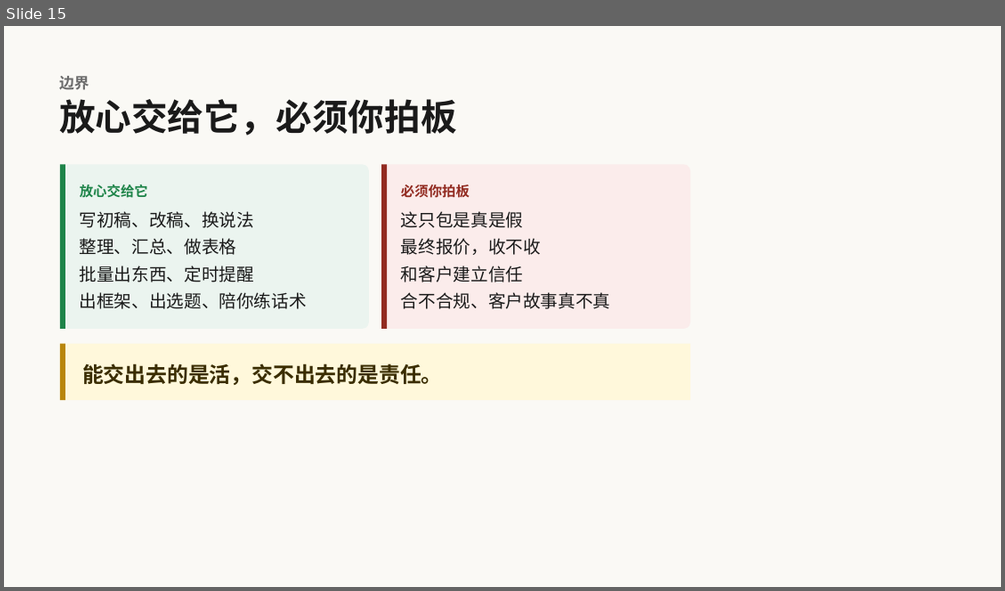
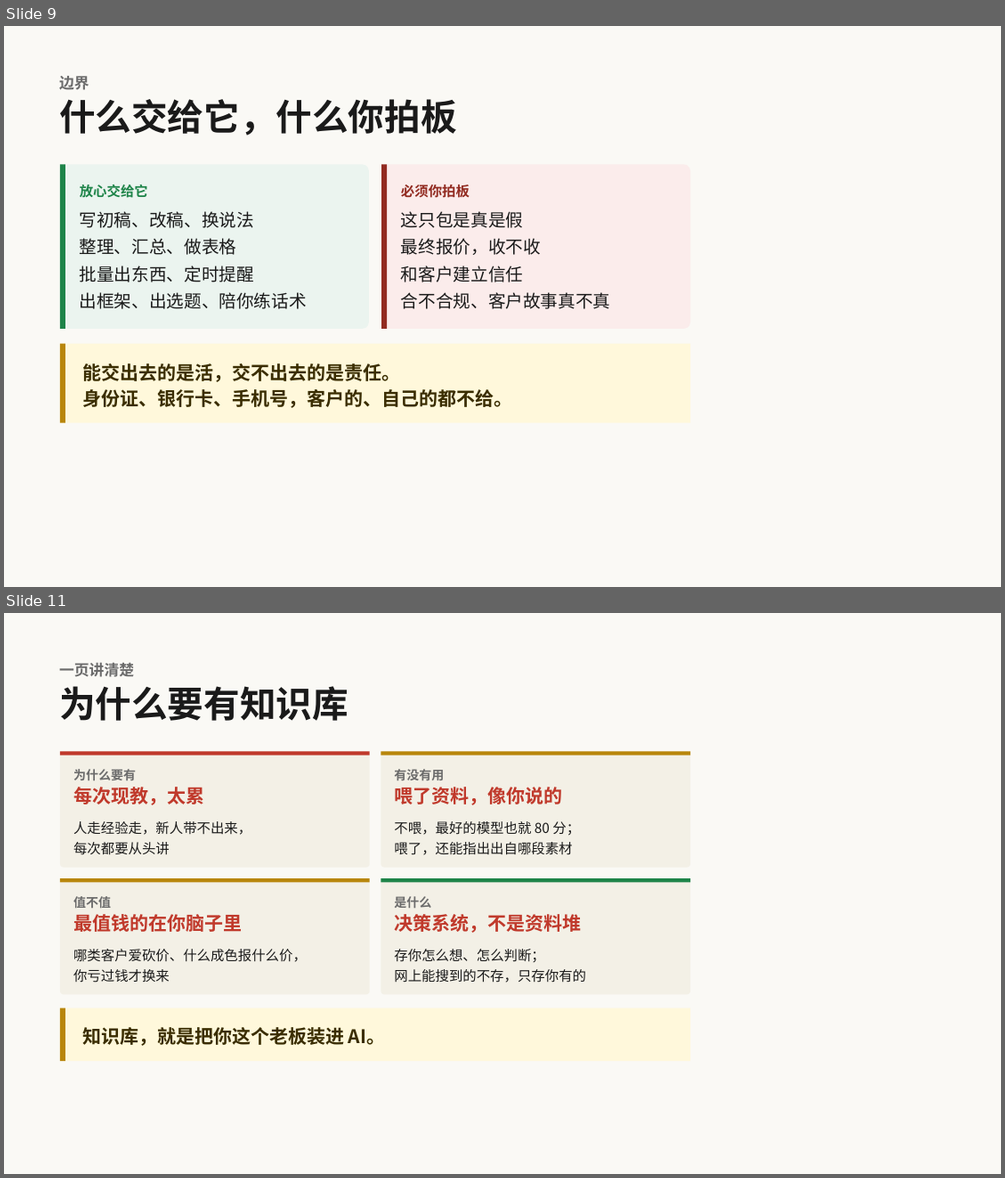
Before and after one commit to yayaaimengzhu-ops/plan, a slide deck: 11-04 先问对再让AI懂你-演示文稿·可编辑.pptx. Shown one above the other, each under a label of ours: slide 15 before the commit, slides 9 and 11 after it; the slides between them are not shown. The pictures are 1005x591 and 1005x1178 pixels, drawn with LibreOffice and Linux fonts; fonts in the diff are those of the drawing. Boxes give left, top, right and bottom in pixels: in the first picture for what was removed or moved away, otherwise in the second. Text is boxed around its words. In the diff, an @@ line names an element or a change of style, - is before the commit and + after.

```diff
--- a/11-04 先问对再让AI懂你-演示文稿·可编辑.pptx
+++ b/11-04 先问对再让AI懂你-演示文稿·可编辑.pptx
@@ slide 11 added at (4, 613, 1001, 1174), background #FAF9F5 @@
@@ text added at (59, 662, 134, 677), 14.4 pt, text #6B6B6B, bold @@
+一页讲清楚
@@ text added at (59, 686, 348, 721), 34.8 pt, text #1A1A1A, bold @@
+为什么要有知识库
@@ rounded rectangle added at (60, 751, 370, 868), fill #F3F0E6 @@
@@ rectangle added at (60, 751, 370, 755), fill #C0392B @@
@@ text added at (73, 769, 136, 780), 12 pt, text #6B6B6B, bold @@
+为什么要有
@@ rounded rectangle added at (380, 751, 690, 868), fill #F3F0E6 @@
@@ rectangle added at (380, 751, 690, 755), fill #B8860B @@
@@ text added at (394, 769, 444, 780), 12 pt, text #6B6B6B, bold @@
+有没有用
@@ text added at (73, 787, 204, 805), 18 pt, text #C0392B, bold @@
+每次现教，太累
@@ text added at (394, 787, 562, 805), 18 pt, text #C0392B, bold @@
+喂了资料，像你说的
@@ text added at (73, 821, 251, 855), 13.2 pt, text #1A1A1A @@
+人走经验走，新人带不出来，
+每次都要从头讲
@@ text added at (394, 821, 580, 855), 13.2 pt, text #1A1A1A @@
+不喂，最好的模型也就 80 分；
+喂了，还能指出出自哪段素材
@@ rounded rectangle added at (60, 878, 370, 995), fill #F3F0E6 @@
@@ rectangle added at (60, 878, 370, 882), fill #B8860B @@
@@ rounded rectangle added at (380, 878, 690, 995), fill #F3F0E6 @@
@@ rectangle added at (380, 878, 690, 882), fill #1E8449 @@
@@ text added at (73, 896, 111, 908), 12 pt, text #6B6B6B, bold @@
+值不值
@@ text added at (394, 896, 431, 908), 12 pt, text #6B6B6B, bold @@
+是什么
@@ text added at (73, 914, 242, 932), 18 pt, text #C0392B, bold @@
+最值钱的在你脑子里
@@ text added at (394, 914, 581, 933), 18 pt, text #C0392B, bold @@
+决策系统，不是资料堆
@@ text added at (73, 949, 307, 982), 13.2 pt, text #1A1A1A @@
+哪类客户爱砍价、什么成色报什么价，
+你亏过钱才换来
@@ text added at (394, 949, 586, 982), 13.2 pt, text #1A1A1A @@
+存你怎么想、怎么判断；
+网上能搜到的不存，只存你有的
@@ rectangle added at (60, 1008, 690, 1061), fill #FFF8DB @@
@@ rectangle added at (60, 1008, 65, 1061), fill #B8860B @@
@@ text added at (82, 1027, 385, 1046), 18 pt, text #3A2D00, bold @@
+知识库，就是把你这个老板装进 AI。
@@ what was slide 15 is now slide 9 @@
@@ slide 9 changed as well @@
@@ text at (59, 99, 457, 135): text changed @@
-放心交给它，必须你拍板
+什么交给它，什么你拍板
@@ rectangle: place and size @@
-rectangle at (60, 344, 690, 401)
+rectangle at (60, 344, 690, 423)
@@ rectangle: place and size @@
-rectangle at (60, 344, 65, 401)
+rectangle at (60, 344, 65, 423)
@@ text at (82, 363, 400, 382): size 20.4 to 18 pt in "能交出去的是活，交不出去的是责任。"; line spacing 28.6pt to 25.2pt @@
@@ text at (82, 389, 512, 408): paragraph added @@
+身份证、银行卡、手机号，客户的、自己的都不给。
```
Also in this commit, not shown: 16 other slides changed, 2 other slides added, 28 slides removed, 1 other file.
